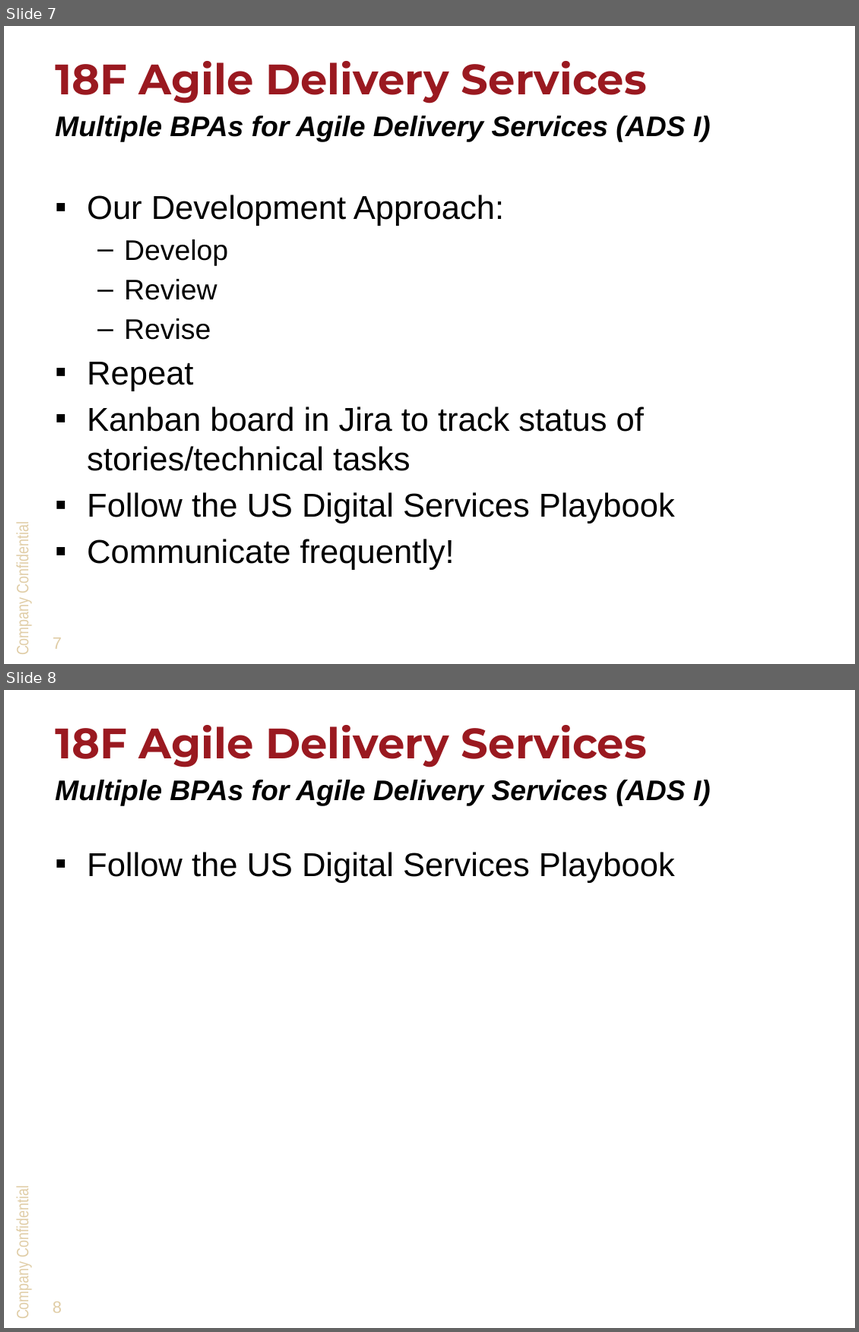
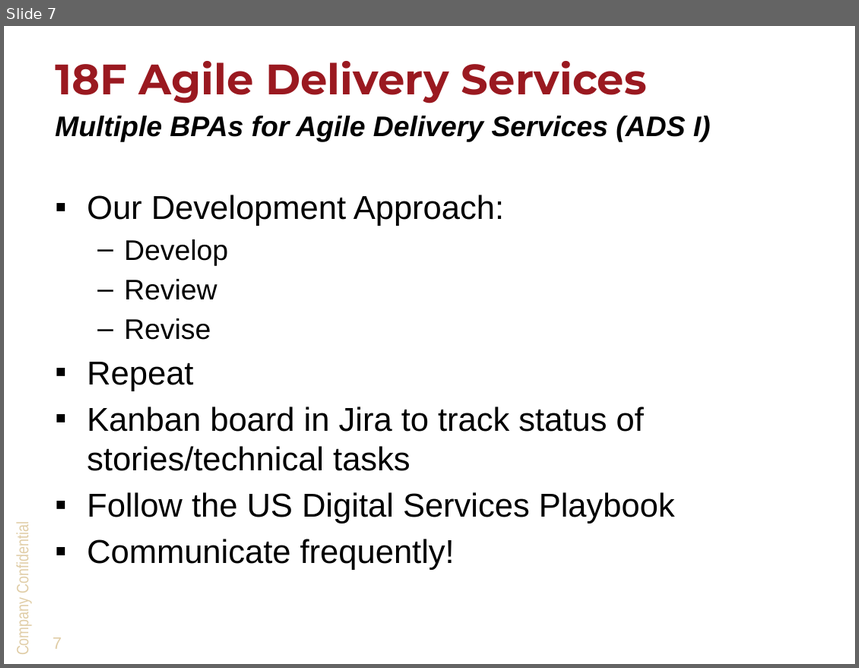
Before and after one commit to DevTechnology/DRIC, a slide deck: Appendix E-Approach Criteria Evidence/criteria A-1 GSA 18F kick off.pptx. Shown one above the other, each under a label of ours: slides 7 and 8 before the commit, slide 7 after it. The pictures are 859x1332 and 859x668 pixels, drawn with LibreOffice and Linux fonts; fonts in the diff are those of the drawing; background and template pictures are left out. Boxes give left, top, right and bottom in pixels: in the first picture for what was removed or moved away, otherwise in the second. Text is boxed around its words. In the diff, an @@ line names an element or a change of style, - is before the commit and + after.

Commit message:
deleted an extra slide

```diff
--- a/Appendix E-Approach Criteria Evidence/criteria A-1 GSA 18F kick off.pptx
+++ b/Appendix E-Approach Criteria Evidence/criteria A-1 GSA 18F kick off.pptx
@@ slide 8 removed at bbox=[4, 690, 855, 1328], background picture (left out); not listed: 2 template elements that a slide beside it also shows @@
@@ title removed at bbox=[55, 725, 647, 768] @@
-18F Agile Delivery Services
@@ text removed at bbox=[55, 780, 711, 806] @@
-Multiple BPAs for Agile Delivery Services (ADS I)
@@ text removed at bbox=[87, 852, 675, 883] @@
-▪ Follow the US Digital Services Playbook
```
